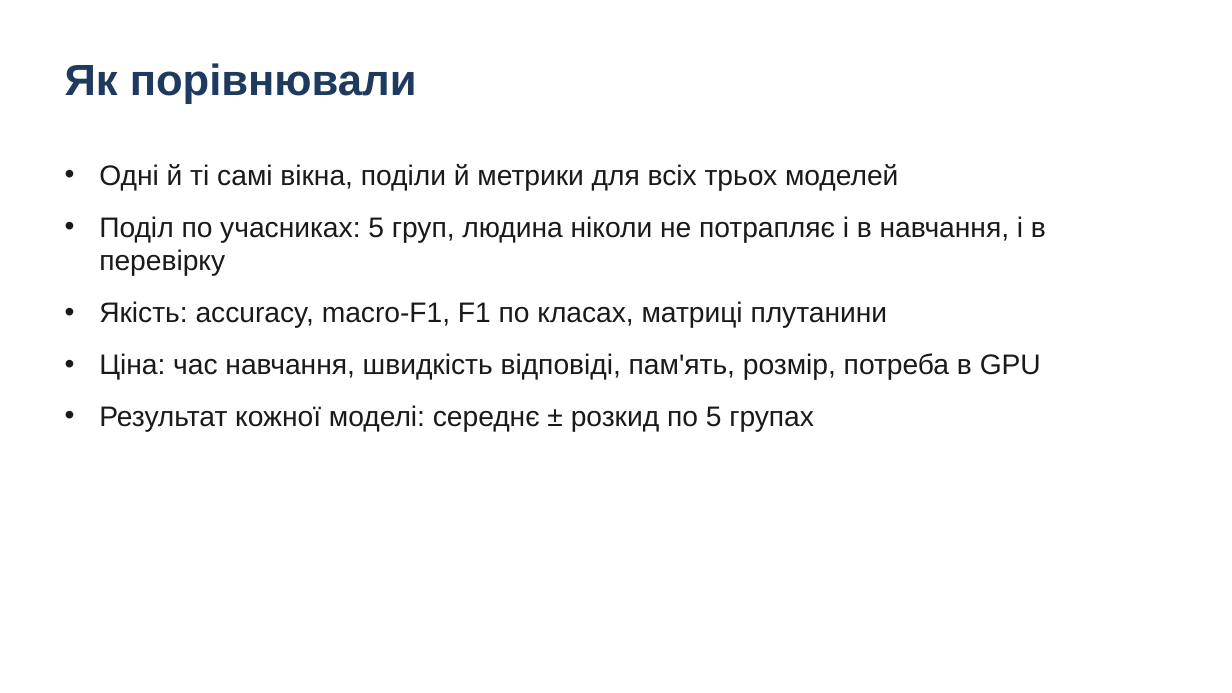
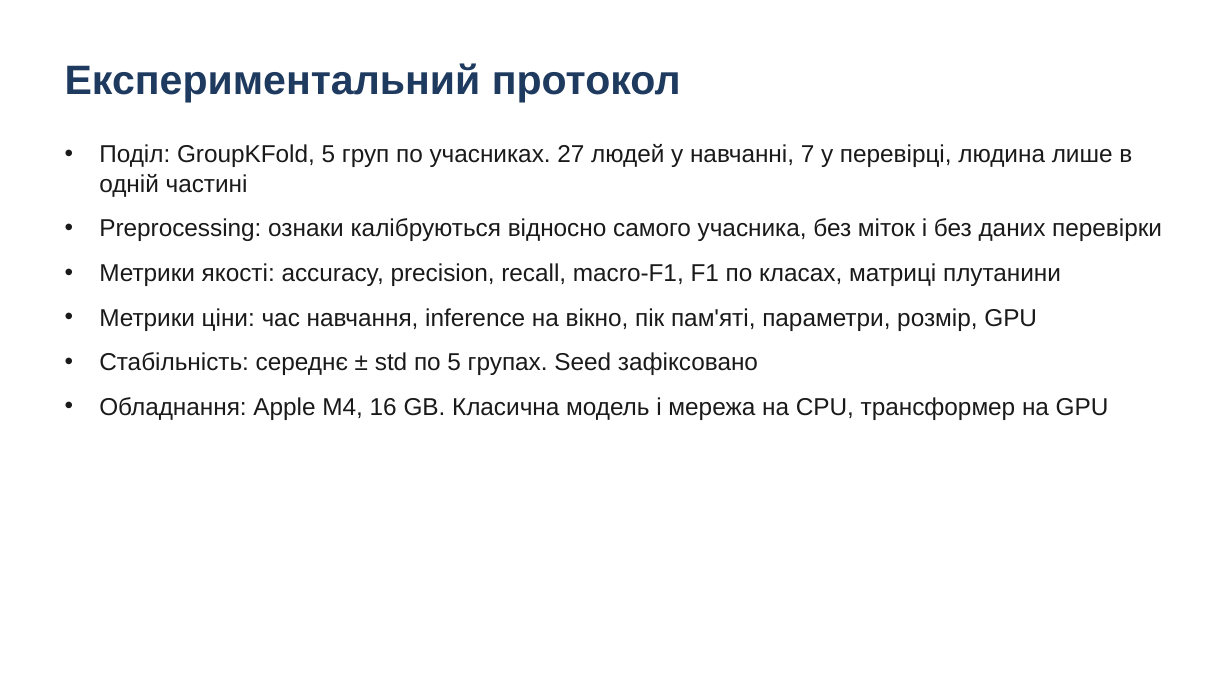
Before and after one commit to lukovskiy541/wearable-stress-exercise, a slide deck: slide 4 of presentation.pptx (slide 5 before the commit). Drawn at 1232x693 pixels with LibreOffice and Linux fonts; fonts in the diff are those of the drawing. Boxes give left, top, right and bottom in pixels: in the first picture for what was removed or moved away, otherwise in the second. Text is boxed around its words. In the diff, an @@ line names an element or a change of style, - is before the commit and + after.

```diff
--- a/presentation.pptx
+++ b/presentation.pptx
@@ text at bbox=[65, 63, 681, 103]: text changed; size 34 to 32 pt @@
-Як порівнювали
+Експериментальний протокол
@@ text at bbox=[99, 144, 1162, 420]: text changed; size 22 to 19 pt @@
-• Одні й ті самі вікна, поділи й метрики для всіх трьох моделей
-• Поділ по учасниках: 5 груп, людина ніколи не потрапляє і в навчання, і в перевірку
-• Якість: accuracy, macro-F1, F1 по класах, матриці плутанини
-• Ціна: час навчання, швидкість відповіді, пам'ять, розмір, потреба в GPU
-• Результат кожної моделі: середнє ± розкид по 5 групах
+• Поділ: GroupKFold, 5 груп по учасниках. 27 людей у навчанні, 7 у перевірці, людина лише в одній частині
+• Preprocessing: ознаки калібруються відносно самого учасника, без міток і без даних перевірки
+• Метрики якості: accuracy, precision, recall, macro-F1, F1 по класах, матриці плутанини
+• Метрики ціни: час навчання, inference на вікно, пік пам'яті, параметри, розмір, GPU
+• Стабільність: середнє ± std по 5 групах. Seed зафіксовано
+• Обладнання: Apple M4, 16 GB. Класична модель і мережа на CPU, трансформер на GPU
```
Also in this commit, not shown: 5 other slides changed, 3 slides added, 4 slides removed, 2 other files.
